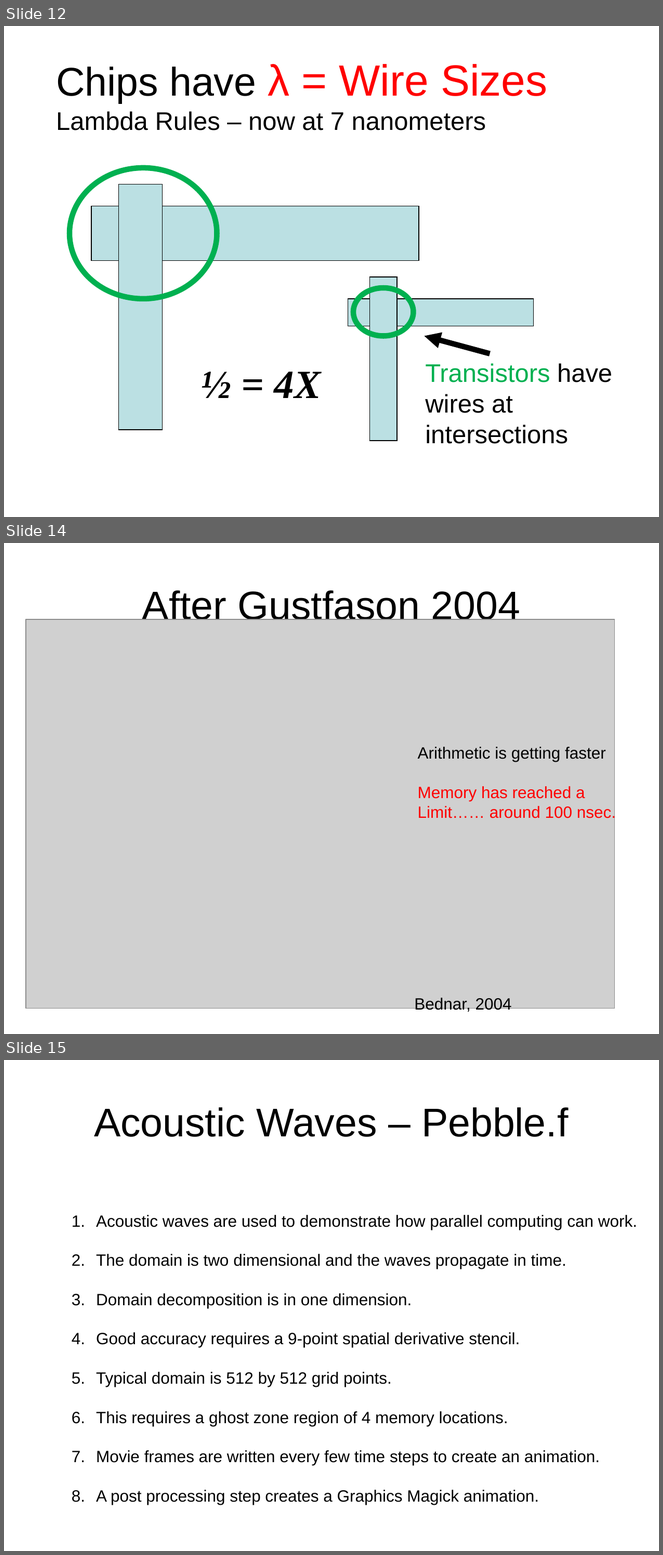
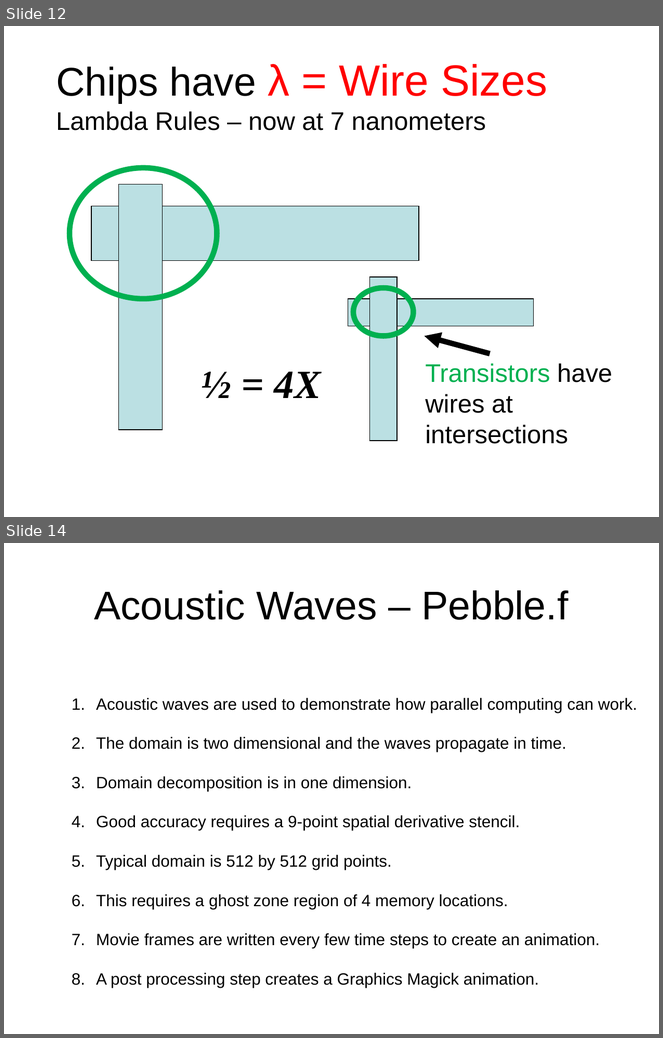
Before and after one commit to shodor-education/petascale-semester-curriculum, a slide deck: units/8/lessons/1/resources/petascale-lesson-8.1-slides.pptx. Shown one above the other, each under a label of ours: slides 12, 14 and 15 before the commit, slides 12 and 14 after it; the slides between them are not shown. The pictures are 663x1555 and 663x1038 pixels, drawn with LibreOffice and Linux fonts; fonts in the diff are those of the drawing; grey boxes stand for pictures. Boxes give left, top, right and bottom in pixels: in the first picture for what was removed or moved away, otherwise in the second. Text is boxed around its words. In the diff, an @@ line names an element or a change of style, - is before the commit and + after.

```diff
--- a/units/8/lessons/1/resources/petascale-lesson-8.1-slides.pptx
+++ b/units/8/lessons/1/resources/petascale-lesson-8.1-slides.pptx
@@ slide 14 removed at (4, 543, 659, 1034), background #FFFFFF @@
@@ title removed at (142, 590, 520, 627) @@
-After Gustfason 2004
@@ picture removed at (26, 619, 614, 1009) @@
@@ text removed at (418, 747, 616, 821) @@
-Arithmetic is getting faster
-Memory has reached a
-Limit…… around 100 nsec.
@@ text removed at (414, 998, 512, 1013) @@
-Bednar, 2004
@@ what was slide 15 is now slide 14 @@
```
Also in this commit, not shown: 3 slides changed, 2 slides added, 3 other slides removed, 2 other files.
